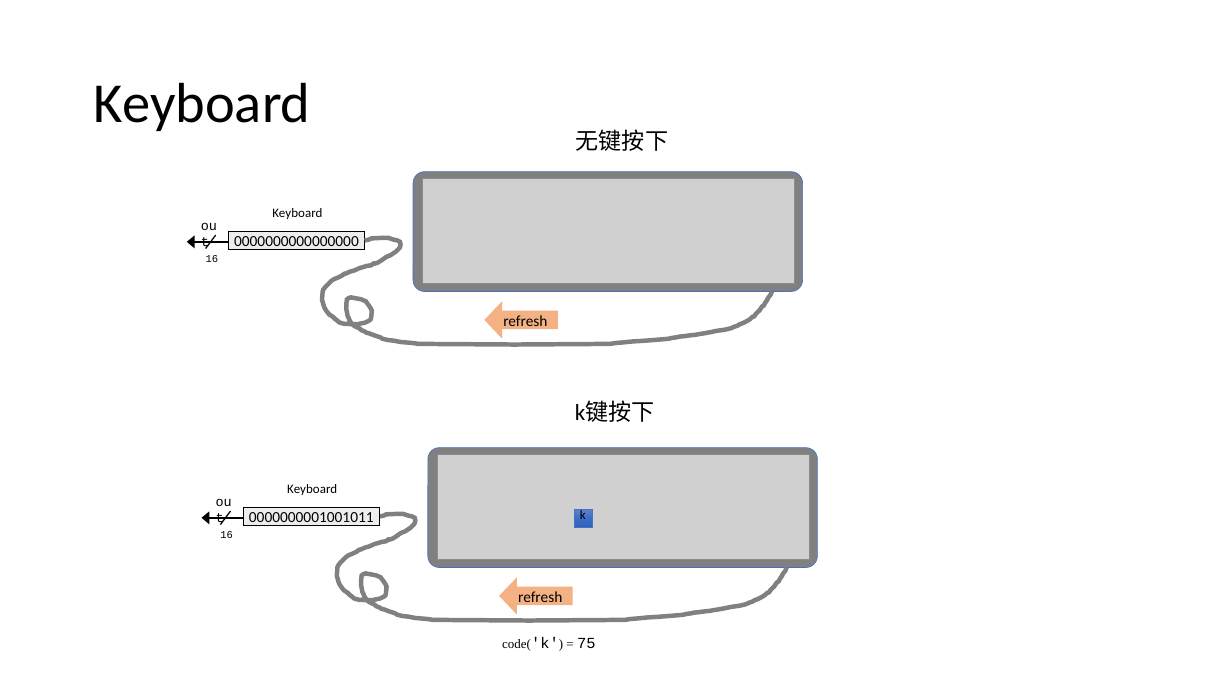
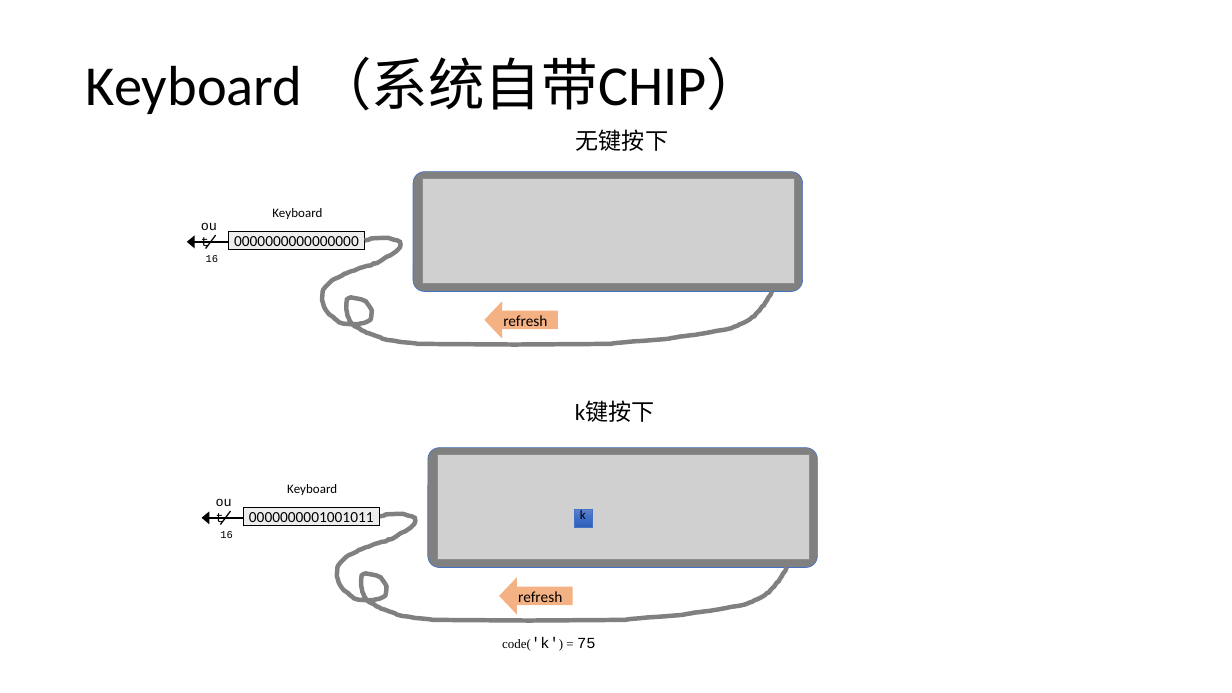
Before and after one commit to vcboy1/Leeds, a slide deck: slide 22 of 26fall/1860/Lecture/Week1.9/Lec 1.9.1 Memory II.pptx. Drawn at 1232x693 pixels with LibreOffice and Linux fonts; fonts in the diff are those of the drawing; grey boxes stand for pictures. Boxes give left, top, right and bottom in pixels: in the first picture for what was removed or moved away, otherwise in the second. Text is boxed around its words. In the diff, an @@ line names an element or a change of style, - is before the commit and + after.

```diff
--- a/26fall/1860/Lecture/Week1.9/Lec 1.9.1 Memory II.pptx
+++ b/26fall/1860/Lecture/Week1.9/Lec 1.9.1 Memory II.pptx
@@ title at (86, 57, 763, 114): text changed @@
-Keyboard
+Keyboard （系统自带CHIP）
```
Also in this commit, not shown: 17 other slides changed, 6 other files.
